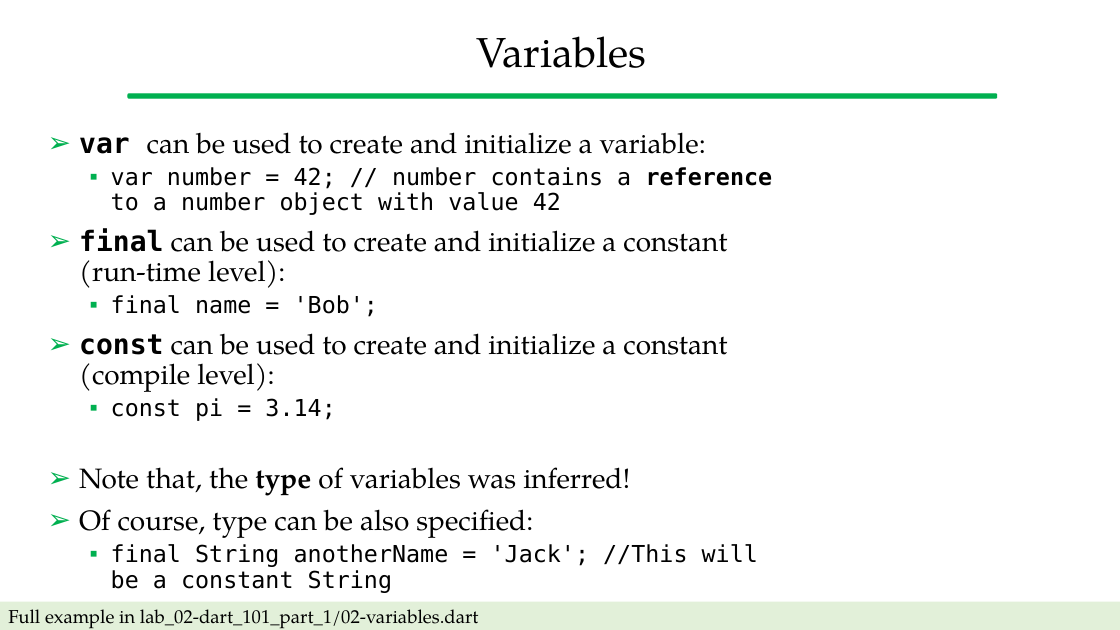
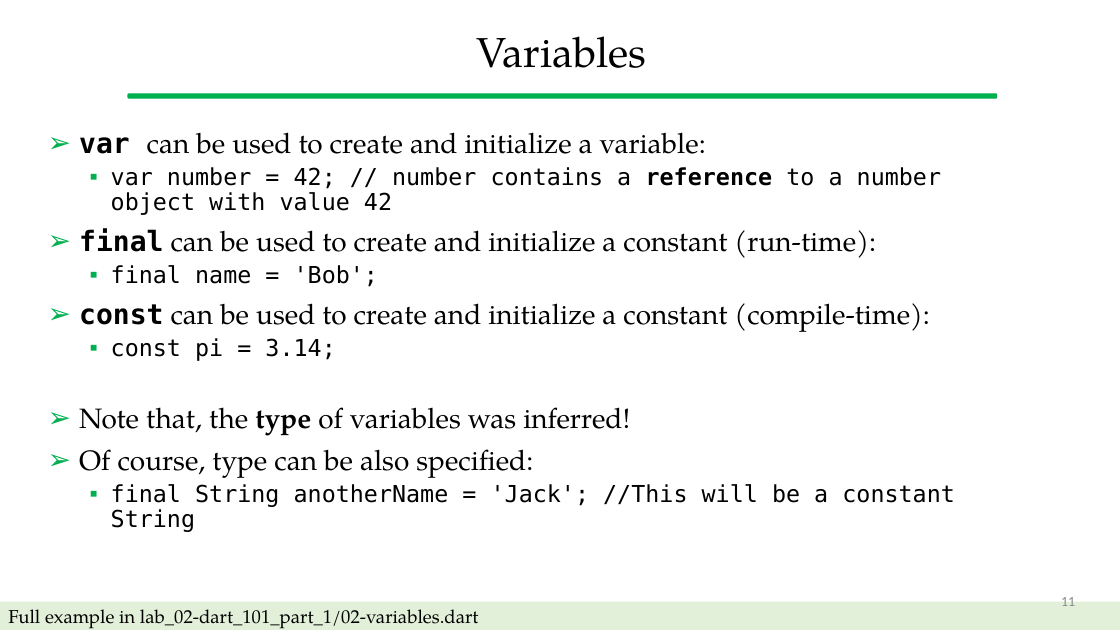
Before and after one commit to gcappon/bwthw, a slide deck: slide 11 of lab_02-dart_101_part_1/lab_02-dart_101_part_1.pptx. Drawn at 1120x630 pixels with LibreOffice and Linux fonts; fonts in the diff are those of the drawing. Boxes give left, top, right and bottom in pixels: in the first picture for what was removed or moved away, otherwise in the second. Text is boxed around its words. In the diff, an @@ line names an element or a change of style, - is before the commit and + after.

```diff
--- a/lab_02-dart_101_part_1/lab_02-dart_101_part_1.pptx
+++ b/lab_02-dart_101_part_1/lab_02-dart_101_part_1.pptx
@@ text at <box>79,229,876,258</box>: text changed @@
-➢ final can be used to create and initialize a constant (run-time level):
+➢ final can be used to create and initialize a constant (run-time):
@@ text at <box>79,303,929,332</box>: text changed @@
-➢ const can be used to create and initialize a constant (compile level):
+➢ const can be used to create and initialize a constant (compile-time):
@@ page number added at <box>1061,597,1075,606</box>, 12 pt, text #8C8C8C @@
+11
```
Also in this commit, not shown: 51 other slides changed, 3 other files.
